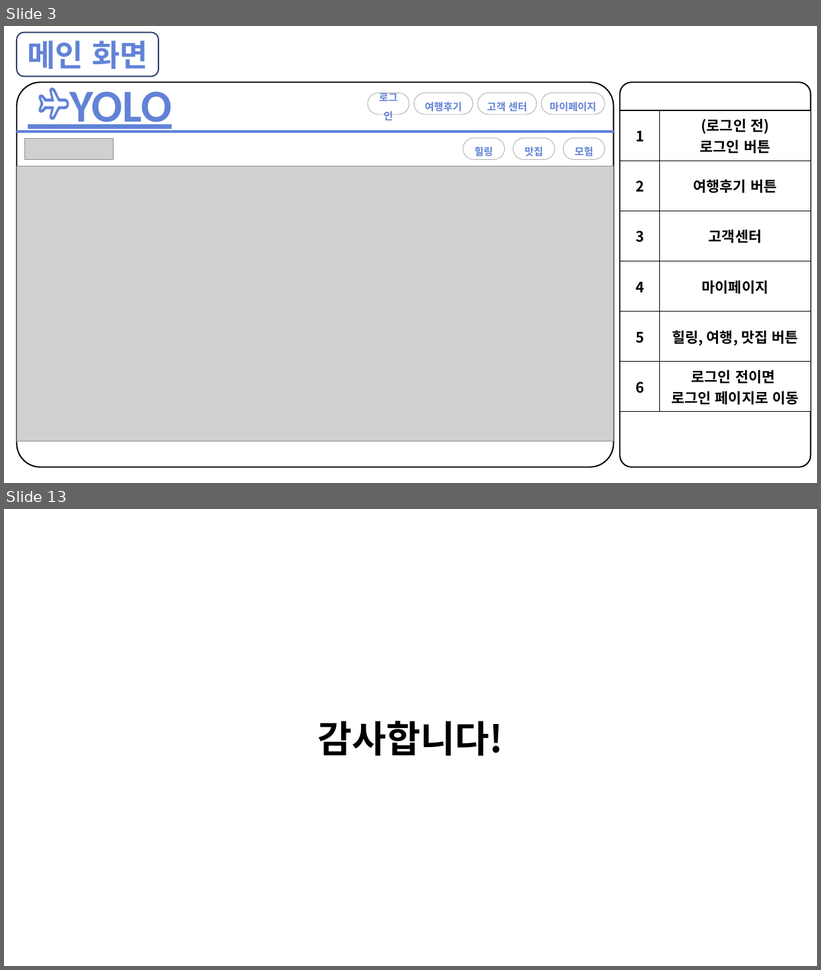
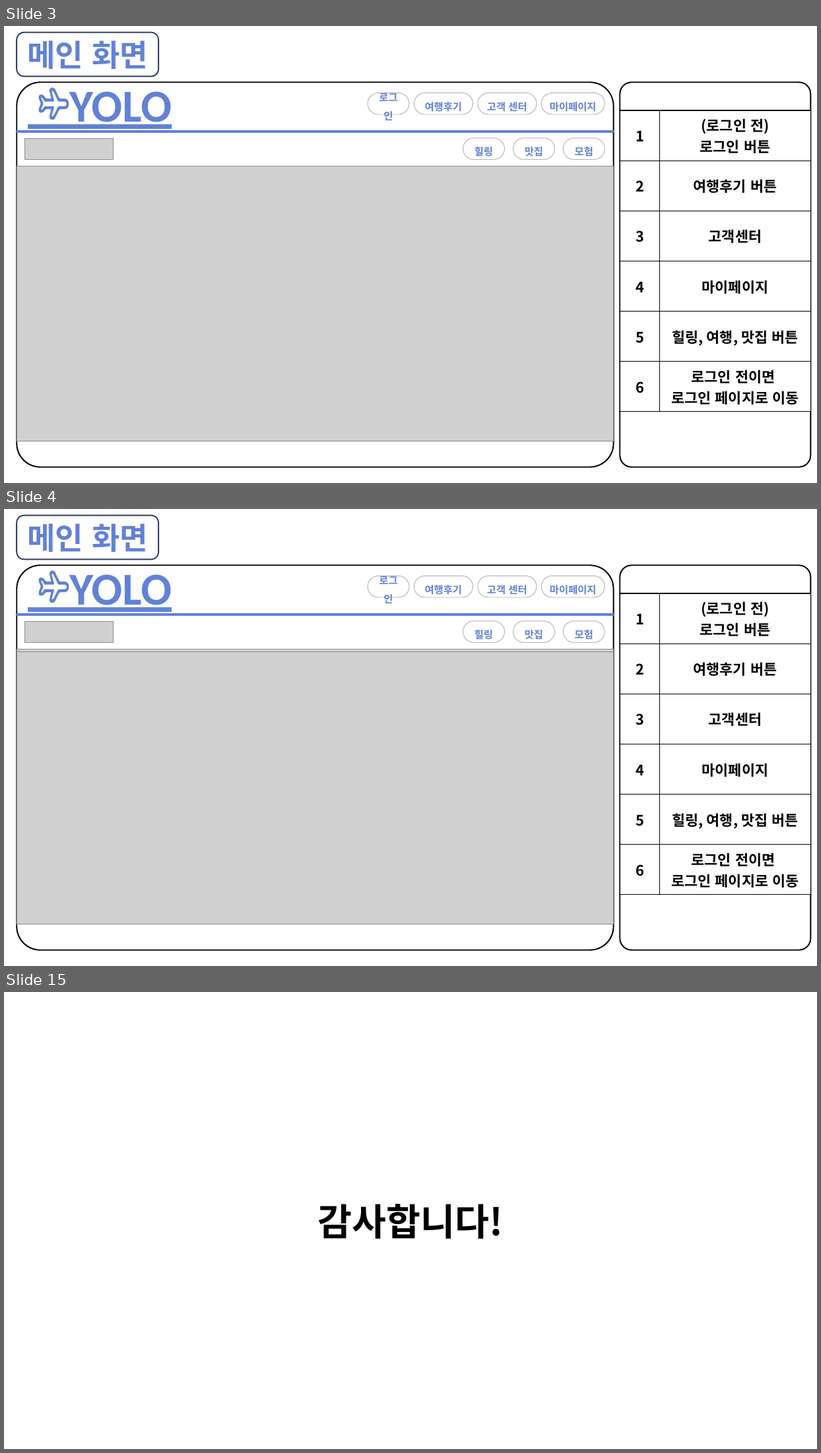
Before and after one commit to Ria007622/webtest, a slide deck: 2502110930 LMG.pptx. Shown one above the other, each under a label of ours: slides 3 and 13 before the commit, slides 3, 4 and 15 after it; the slides between them are not shown. The pictures are 821x970 and 821x1453 pixels, drawn with LibreOffice and Linux fonts; fonts in the diff are those of the drawing; grey boxes stand for pictures. Boxes give left, top, right and bottom in pixels: in the first picture for what was removed or moved away, otherwise in the second. Text is boxed around its words. In the diff, an @@ line names an element or a change of style, - is before the commit and + after.

```diff
--- a/2502110930 LMG.pptx
+++ b/2502110930 LMG.pptx
@@ slide 4 added at [4,509,817,966], background #FFFFFF @@
@@ rounded rectangle added at [17,515,159,559], fill #FFFFFF, outline #30416A 1.5 pt, 36 pt, text #6182D6, bold @@
+메인 화면
@@ rounded rectangle added at [4,565,206,608], 54 pt, text #6182D6, bold, underline @@
+YOLO
@@ rounded rectangle added at [17,565,614,950], fill #FFFFFF, outline #000000 1.5 pt @@
@@ rounded rectangle added at [620,565,811,950], fill #FFFFFF, outline #000000 1.5 pt, 18 pt, text #FFFFFF @@
+ㄹㄹ
@@ freeform shape added at [39,570,69,602], fill #6182D6 @@
@@ group added at [368,576,605,597]: 4 rounded rectangles @@
+로그인
+여행후기
+고객 센터
+마이페이지
@@ table added at [620,593,811,895], 5 rows, 2 columns @@
+ | 
+ | 
+ | 
+ | 
+ | 
@@ table added at [620,593,811,895], 6 rows, 2 columns @@
+1 | (로그인 전) / 로그인 버튼
+2 | 여행후기 버튼
+3 | 고객센터
+4 | 마이페이지
+5 | 힐링, 여행, 맛집 버튼
+6 | 로그인 전이면 / 로그인 페이지로 이동
@@ line added from (17, 615) to (614, 615), #5E81D9 3 pt @@
@@ picture added at [24,621,113,642] @@
@@ rounded rectangle added at [463,621,505,642], fill #FFFFFF, outline #B2B2B2 0.75 pt, 12 pt, text #6182D6, bold @@
+힐링
@@ rounded rectangle added at [514,621,555,642], fill #FFFFFF, outline #B2B2B2 0.75 pt, 12 pt, text #6182D6, bold @@
+맛집
@@ rounded rectangle added at [564,621,605,642], fill #FFFFFF, outline #B2B2B2 0.75 pt, 12 pt, text #6182D6, bold @@
+모험
@@ picture added at [17,650,614,925] @@
@@ picture added at [17,652,614,924] @@
@@ what was slide 13 is now slide 15 @@
```
Also in this commit, not shown: 9 slides changed, 1 other slide added.
